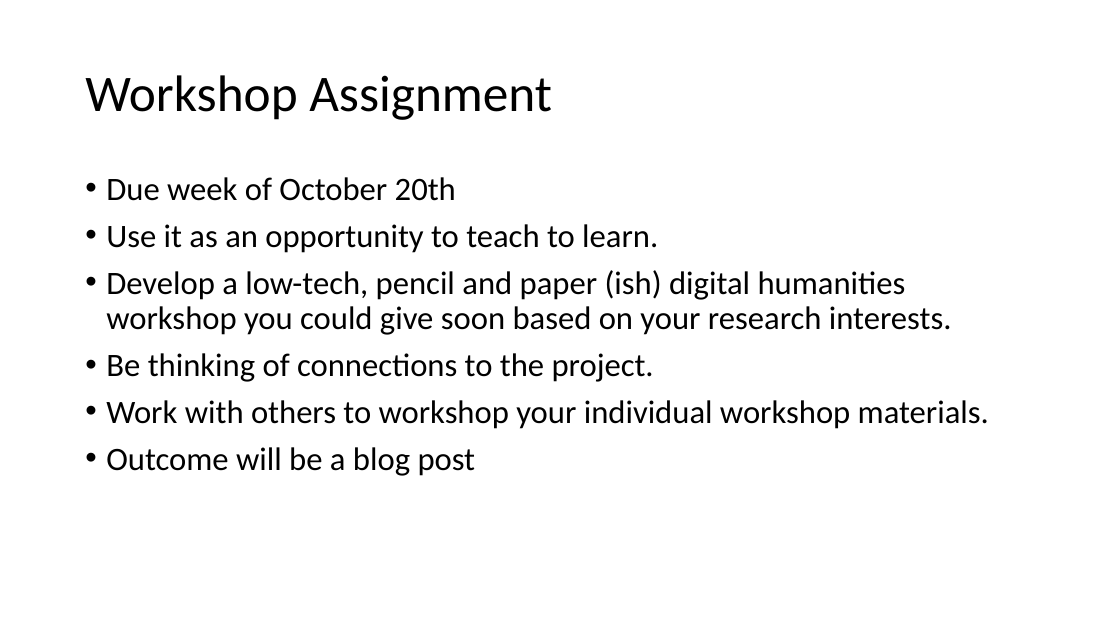
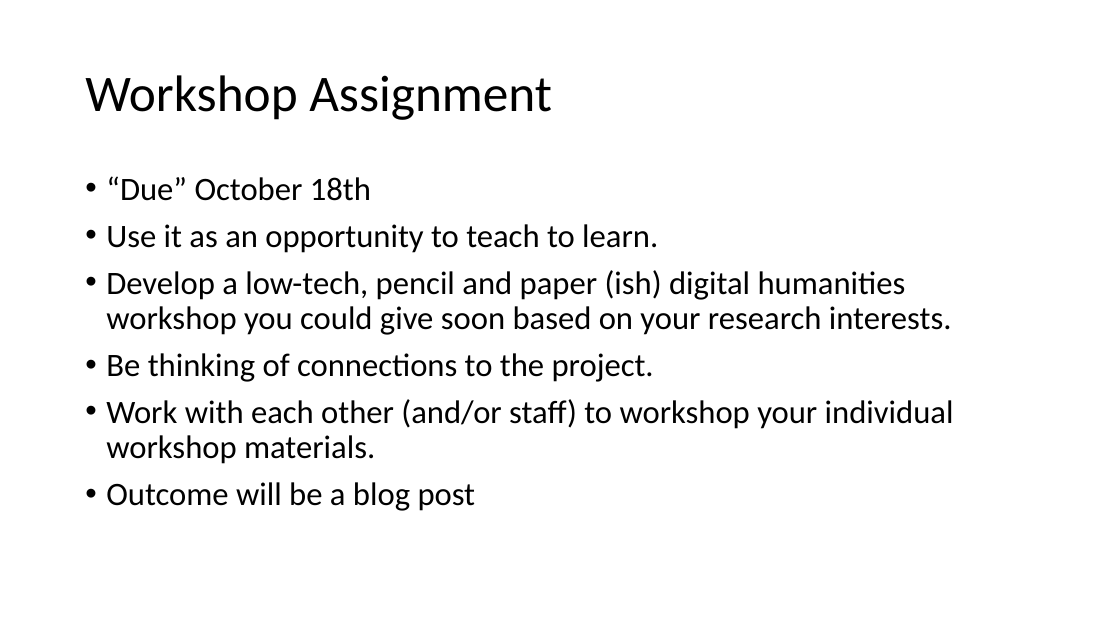
Before and after one commit to scholarslab/praxis, a slide deck: slide 3 of assets/workshop-on-workshops/workshop-on-workshops.pptx. Drawn at 1120x630 pixels with LibreOffice and Linux fonts; fonts in the diff are those of the drawing. Boxes give left, top, right and bottom in pixels: in the first picture for what was removed or moved away, otherwise in the second. Text is boxed around its words. In the diff, an @@ line names an element or a change of style, - is before the commit and + after.

```diff
--- a/assets/workshop-on-workshops/workshop-on-workshops.pptx
+++ b/assets/workshop-on-workshops/workshop-on-workshops.pptx
@@ text at [106,176,371,201]: text changed @@
-• Due week of October 20th
+• “Due” October 18th
@@ text at [106,399,954,464]: text changed @@
-• Work with others to workshop your individual workshop materials.
+• Work with each other (and/or staff) to workshop your individual workshop materials.
```
Also in this commit, not shown: 10 other slides changed, 3 slides added, 5 slides removed, 2 other files.
